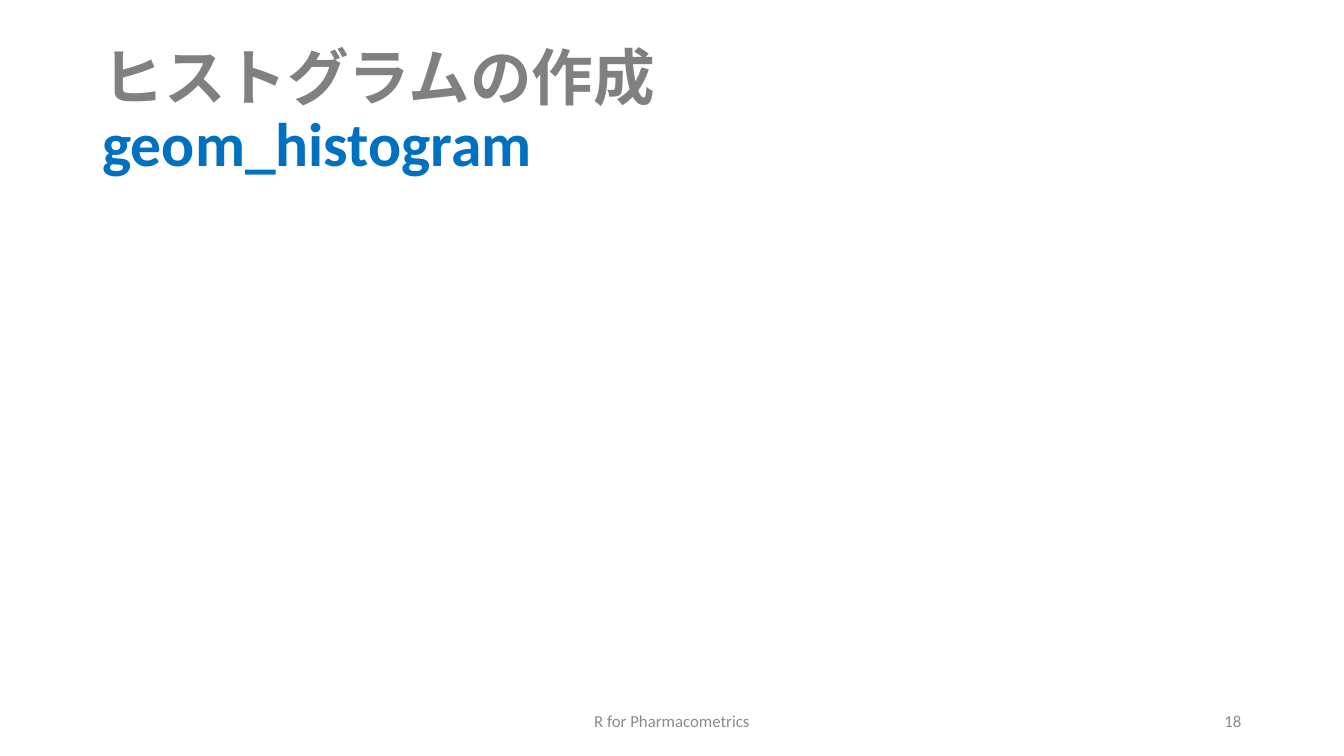
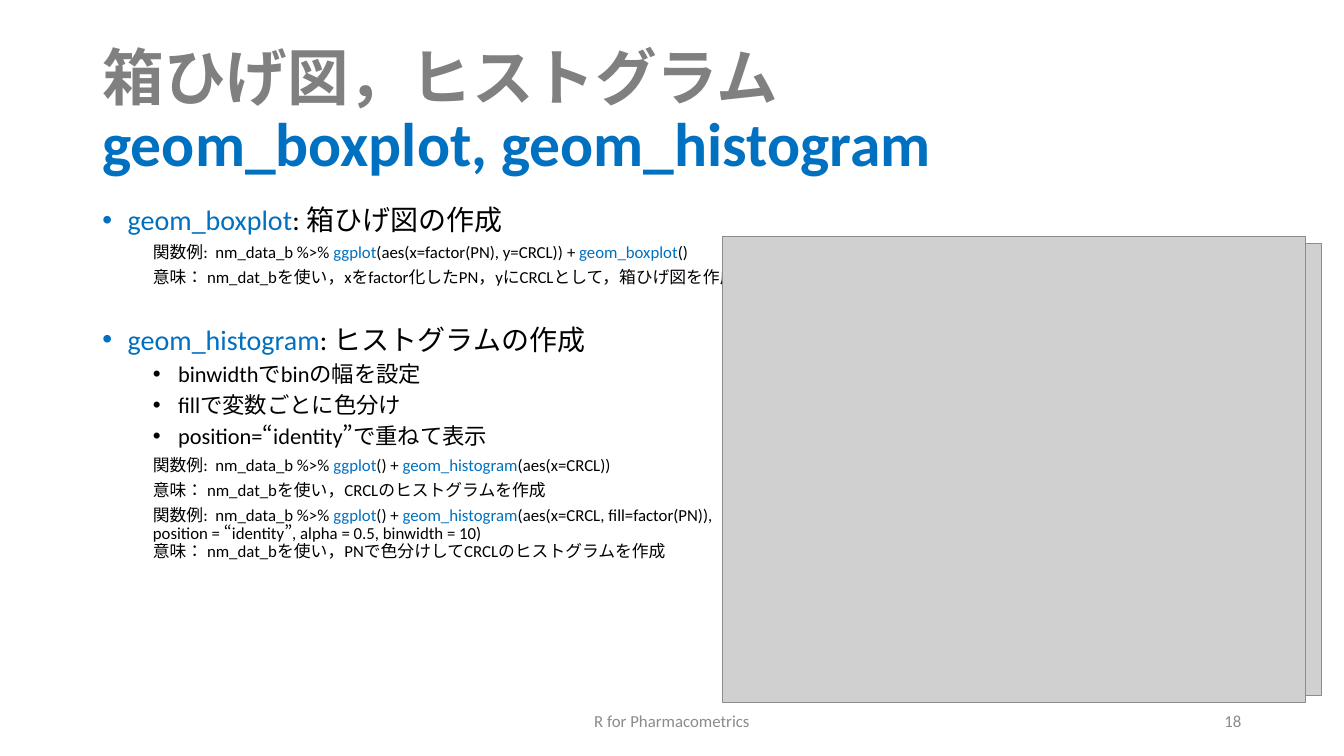
Before and after one commit to MasatoFukae/R-for-PMx, a slide deck: slide 18 of sample/1_data_handling.pptx. Drawn at 1344x756 pixels with LibreOffice and Linux fonts; fonts in the diff are those of the drawing; grey boxes stand for pictures. Boxes give left, top, right and bottom in pixels: in the first picture for what was removed or moved away, otherwise in the second. Text is boxed around its words. In the diff, an @@ line names an element or a change of style, - is before the commit and + after.

```diff
--- a/sample/1_data_handling.pptx
+++ b/sample/1_data_handling.pptx
@@ title at bbox=[102, 47, 930, 177]: text changed @@
-ヒストグラムの作成
-geom_histogram
+箱ひげ図，ヒストグラム
+geom_boxplot, geom_histogram
@@ text added at bbox=[128, 206, 737, 560], 12 pt, text #000000 @@
+• geom_boxplot: 箱ひげ図の作成
+  関数例: nm_data_b %>% ggplot(aes(x=factor(PN), y=CRCL)) + geom_boxplot()
+  意味： nm_dat_bを使い，xをfactor化したPN，yにCRCLとして，箱ひげ図を作成
+• geom_histogram: ヒストグラムの作成
+  • binwidthでbinの幅を設定
+  • fillで変数ごとに色分け
+  • position=“identity”で重ねて表示
+  関数例: nm_data_b %>% ggplot() + geom_histogram(aes(x=CRCL))
+  意味： nm_dat_bを使い，CRCLのヒストグラムを作成
+  関数例: nm_data_b %>% ggplot() + geom_histogram(aes(x=CRCL, fill=factor(PN)),
+  position = “identity”, alpha = 0.5, binwidth = 10)
+  意味： nm_dat_bを使い，PNで色分けしてCRCLのヒストグラムを作成
@@ picture added at bbox=[723, 237, 1306, 703] @@
@@ picture added at bbox=[756, 243, 1322, 696] @@
```
Also in this commit, not shown: 5 other slides changed, 2 slides added, 3 slides removed, 12 other files.
